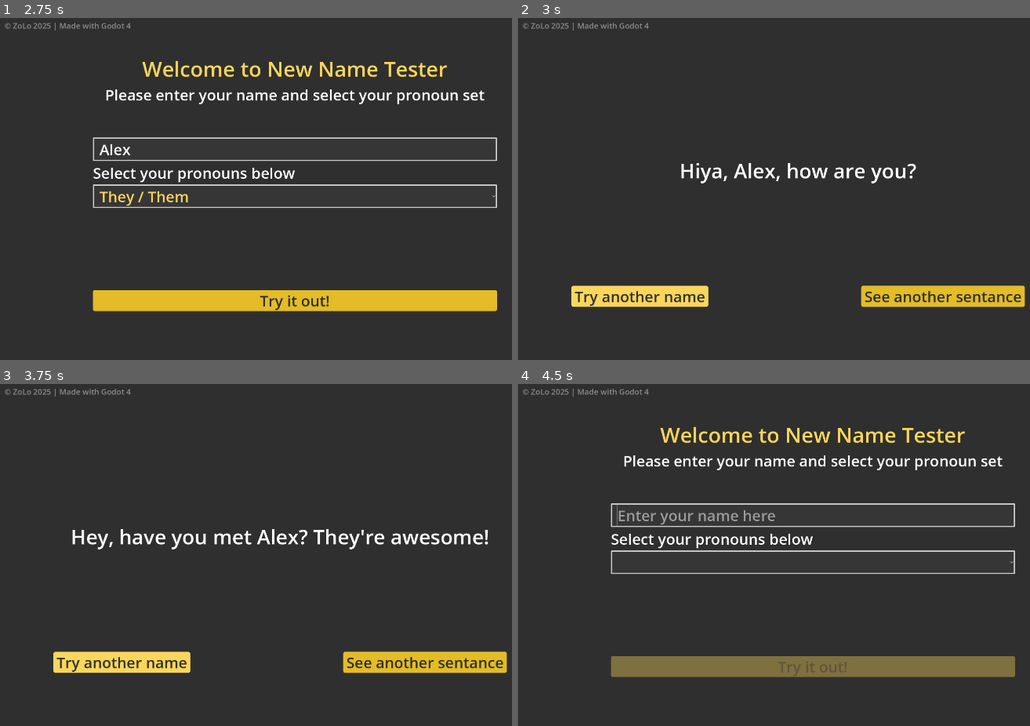
Above: before the commit, frames 1-4 (two rows, left to right).
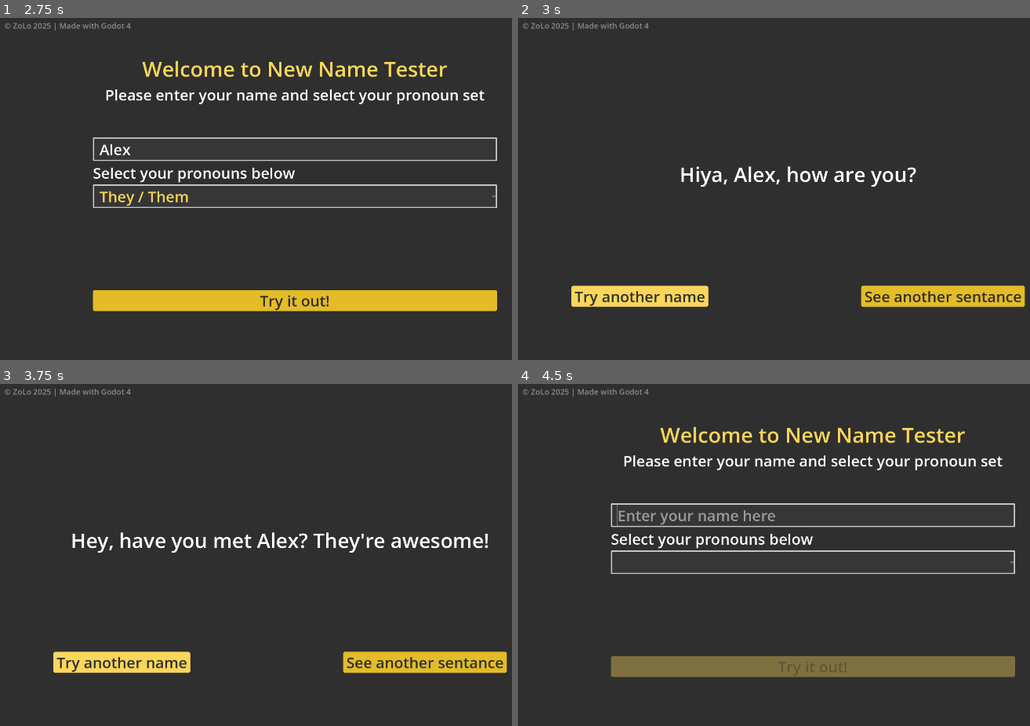
Above: after the commit, the same moments.

Repository: ZoeLocke/new-name-tester
Game: Godot game, scene res://start.tscn
Two runs of this game, one before a commit and one after it. Both use one fixed random seed, a clock stepped at 60 frames per second and the inputs below.
Inputs (mouse positions are in pixels of both pictures, inside the frame that each line leads up to):
- Up to frame 1 (2.75 s): click (296, 147) at 0.52 s; type "Alex" at 0.6 s; click (296, 195) at 1.25 s; tap Enter at 2 s
- Up to frame 2 (3 s): click "Try it out!" at 2.75 s
- Up to frame 3 (3.75 s): click "See another sentance" at 3.5 s
- Up to frame 4 (4.5 s): click "Try another name" at 4.25 s

Frame 1 is identical in both runs. In frame 2, 0.9% of the frame differs, in the area x 31-78%, y 42-50%; in frame 3, 1.7%, in the area x 14-96%, y 42-50%; in frame 4, nothing differs.

Commit message:
added new text samples, added a new pronoun usage (verb_cont), better centered text, changed button focus setting so after seeing all texts the restart button gets focus

Diff:
--- a/globals.gd
+++ b/globals.gd
@@ -1,7 +1,7 @@
 extends Node
 
-var name_pick = ""
-var pronoun_pick = ""
+var name_pick = "Zoe"
+var pronoun_pick = 0
 #Pronouns dict - ID : {forms}
 const pronouns = {
 	0 : {
@@ -12,7 +12,8 @@
 		"reflexive" : "themselves",
 		"common_cont" : "they're",
 		"include_s" : "",
-		"verb" : "are"
+		"verb" : "are",
+		"verb_cont" : "aren't"
 	},
 	1 : {
 		"subject" : "she",
@@ -22,7 +23,8 @@
 		"reflexive" : "herself",
 		"common_cont" : "she's",
 		"include_s" : "s",
-		"verb" : "is"
+		"verb" : "is",
+		"verb_cont" : "isn't"
 	},
 	2 : {
 		"subject" : "he",
@@ -32,7 +34,8 @@
 		"reflexive" : "himself",
 		"common_cont" : "he's",
 		"include_s" : "s",
-		"verb" : "is"
+		"verb" : "is",
+		"verb_cont" : "isn't"
 	},
 	3 : {
 		"subject" : "xi",
@@ -42,7 +45,8 @@
 		"reflexive" : "xirself",
 		"common_cont" : "xi's",
 		"include_s" : "s",
-		"verb" : "is"
+		"verb" : "is",
+		"verb_cont" : "isn't"
 	},
 	4 : {
 		"subject" : "fae",
@@ -52,7 +56,8 @@
 		"reflexive" : "faerself",
 		"common_cont" : "fae's",
 		"include_s" : "s",
-		"verb" : "is"
+		"verb" : "is",
+		"verb_cont" : "isn't"
 	},
 	5 : {
 		"subject" : "xe",
@@ -62,7 +67,8 @@
 		"reflexive" : "xemself",
 		"common_cont" : "xe's",
 		"include_s" : "s",
-		"verb" : "is"
+		"verb" : "is",
+		"verb_cont" : "isn't"
 	},
 	6 : {
 		"subject" : "ze",
@@ -72,7 +78,8 @@
 		"reflexive" : "zirself",
 		"common_cont" : "ze's",
 		"include_s" : "s",
-		"verb" : "is"
+		"verb" : "is",
+		"verb_cont" : "isn't"
 	},
 	7 : {
 		"subject" : "ey",
@@ -82,7 +89,8 @@
 		"reflexive" : "emself",
 		"common_cont" : "ey's",
 		"include_s" : "s",
-		"verb" : "is"
+		"verb" : "is",
+		"verb_cont" : "isn't"
 	},
 	8 : {
 		"subject" : "ve",
@@ -92,7 +100,8 @@
 		"reflexive" : "verself",
 		"common_cont" : "ve's",
 		"include_s" : "s",
-		"verb" : "is"
+		"verb" : "is",
+		"verb_cont" : "isn't"
 	},
 	9 : {
 		"subject" : "ne",
@@ -102,6 +111,7 @@
 		"reflexive" : "nemself",
 		"common_cont" : "ne's",
 		"include_s" : "s",
-		"verb" : "is"
+		"verb" : "is",
+		"verb_cont" : "isn't"
 	}
 }
--- a/tester.gd
+++ b/tester.gd
@@ -1,19 +1,34 @@
 extends Control
 
 var user_name = Globals.name_pick
+# Subject = they
 var subject = Globals.pronouns[Globals.pronoun_pick]["subject"]
+# Object = them
 var object = Globals.pronouns[Globals.pronoun_pick]["object"]
+# Possessive adjective = their
 var possessive_adj = Globals.pronouns[Globals.pronoun_pick]["possessive_adj"]
+# Possessive pronoun = theirs
 var possessive_pro = Globals.pronouns[Globals.pronoun_pick]["possessive_pro"]
+# Reflexive = themselves
 var reflexive = Globals.pronouns[Globals.pronoun_pick]["reflexive"]
+# Common contraction = they're
 var common_cont = Globals.pronouns[Globals.pronoun_pick]["common_cont"]
+# Incluse s = "" (if her then "she likes", so Include s would be "s", if they then "they like" so Include s would be "")
 var include_s = Globals.pronouns[Globals.pronoun_pick]["include_s"]
+# Verb = are (if her then "she is" so Verb would be "is", if they then "they are" so Verb would be "are")
 var verb = Globals.pronouns[Globals.pronoun_pick]["verb"]
+# Verb contraction = aren't (if she then "isn't she" so Verb contraction would be isn't, if they then "aren't they" so Verb contraction would be "aren't")
+var verb_cont = Globals.pronouns[Globals.pronoun_pick]["verb_cont"]
 
 var strings = [
 	"Hiya, {0}, how are you?".format([user_name.capitalize()]),
 	"Hey, have you met {0}? {1} awesome!".format([user_name.capitalize(), common_cont.capitalize()]),
-	"This is {0}. {1} new here and I wanted {2} to meet some new people. Fun fact: {3} like{4} cool people and {5} looking to introduce {6} to more!".format([user_name.capitalize(), common_cont.capitalize(), object, subject.capitalize(), include_s, verb, reflexive])
+	"This is {0}. {1} new here and I wanted {2} to meet some new people. Fun fact: {3} like{4} cool people and {5} looking to introduce {6} to more!".format([user_name.capitalize(), common_cont.capitalize(), object, subject.capitalize(), include_s, verb, reflexive]),
+	"Hey, {0}, I hear you use {1}/{2}. I'll do my best to remember but please be patient with me.".format([user_name.capitalize(), subject, object]),
+	"That's {0} over there, {1} {2} amazing?!".format([user_name.capitalize(), verb_cont, subject]),
+	"Welcome, {0}. I made you a {1}/{2} badge but you don't have to wear it if you don't want to.".format([user_name.capitalize(), subject, object]),
+	"Ask {0}, {1} can tell you more; {2} an expert and {3} sure to be able to help.".format([user_name.capitalize(), subject, common_cont, verb]),
+	"Have you checked in on {0} recently? I haven't spoken to {1} in a while and I know {2} going through some stuff. Not for me to say what's up with {3}, though; {4} can tell you {5}.".format([user_name.capitalize(), object, common_cont, object, subject, reflexive])
 	]
 
 var string_it = 0
@@ -31,4 +46,5 @@
 		string_it += 1
 	else:
 		string_it = 0
+		$VBoxContainer/HBoxContainer/Restart.grab_focus()
 	$VBoxContainer/Label.text = strings[string_it]
--- a/tester.tscn
+++ b/tester.tscn
@@ -28,12 +28,12 @@
 [node name="Label" type="Label" parent="VBoxContainer"]
 custom_minimum_size = Vector2(1388, 0)
 layout_mode = 2
-size_flags_horizontal = 4
-size_flags_vertical = 10
+size_flags_vertical = 3
+size_flags_stretch_ratio = 20.0
 theme_override_font_sizes/font_size = 62
 text = "Holding text"
 horizontal_alignment = 1
-vertical_alignment = 2
+vertical_alignment = 1
 autowrap_mode = 3
 
 [node name="HBoxContainer" type="HBoxContainer" parent="VBoxContainer"]
Not shown, changed: export/index.png.import
Not shown, changed: export/index.html
Not shown, changed: export/index.pck
Not shown, changed: export/new-name-tester.zip
